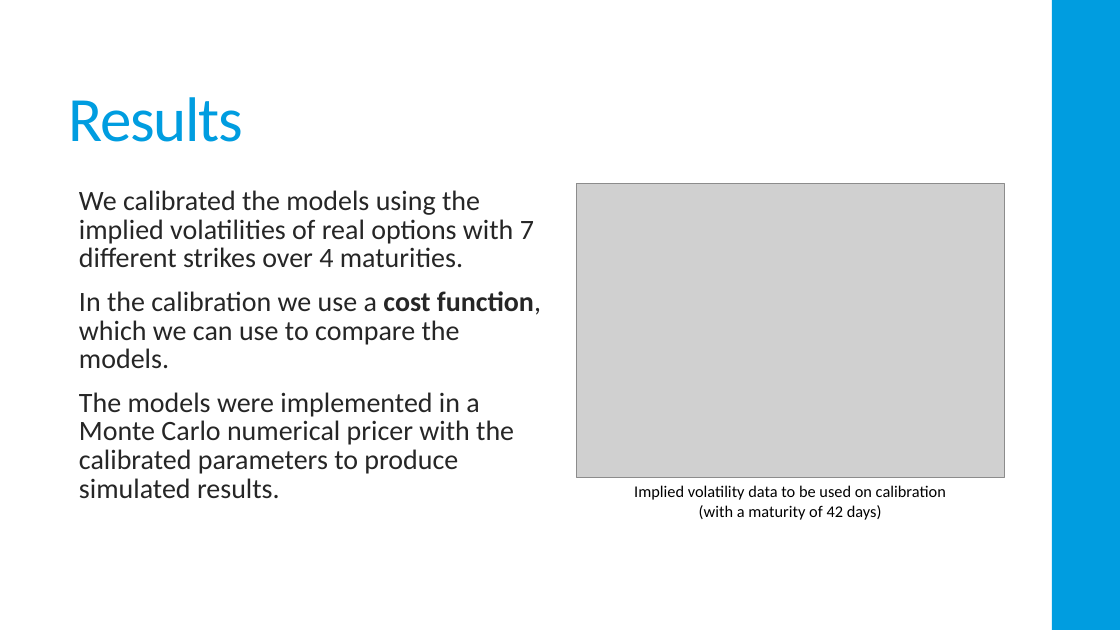
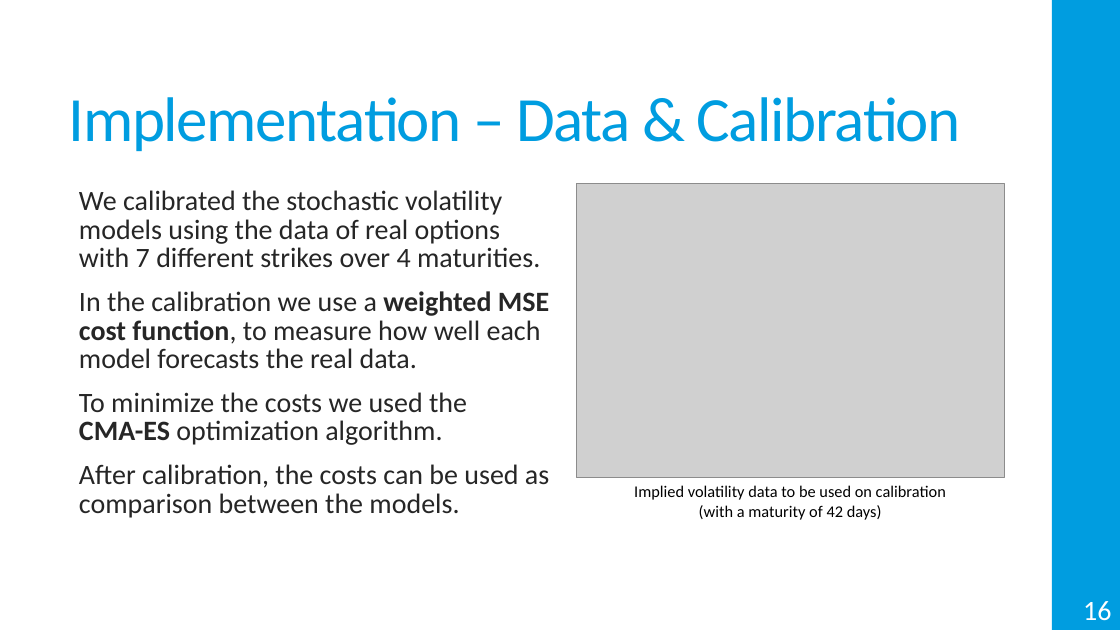
Before and after one commit to Miguel-Ribeiro-IST/Thesis, a slide deck: slide 17 of Presentation.pptx (slide 16 before the commit). Drawn at 1120x630 pixels with LibreOffice and Linux fonts; fonts in the diff are those of the drawing; grey boxes stand for pictures. Boxes give left, top, right and bottom in pixels: in the first picture for what was removed or moved away, otherwise in the second. Text is boxed around its words. In the diff, an @@ line names an element or a change of style, - is before the commit and + after.

```diff
--- a/Presentation.pptx
+++ b/Presentation.pptx
@@ title at [69, 97, 961, 151]: text changed @@
-Results
+Implementation – Data & Calibration
@@ text at [79, 190, 549, 518]: text changed @@
-  We calibrated the models using the implied volatilities of real options with 7 different strikes over 4 maturities.
-  In the calibration we use a cost function, which we can use to compare the models.
-  The models were implemented in a Monte Carlo numerical pricer with the calibrated parameters to produce simulated results.
+  We calibrated the stochastic volatility models using the data of real options with 7 different strikes over 4 maturities.
+  In the calibration we use a weighted MSE cost function, to measure how well each model forecasts the real data.
+  To minimize the costs we used the
+  CMA-ES optimization algorithm.
+  After calibration, the costs can be used as comparison between the models.
@@ page number added at [1083, 601, 1111, 621], 24 pt, text #FFFFFF @@
+16
```
Also in this commit, not shown: 11 other slides changed, 14 slides added, 5 other files.
